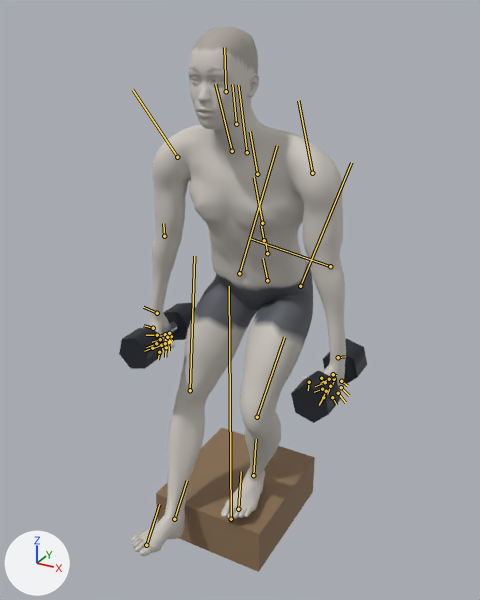
What one commit did to the glTF model exports/dumbbell-step-down.glb.
Rendered twice from a camera (50 mm lens) standing at (1.006, -1.758, 1.815) and looking at (0.082, -0.077, 0.975). Every picture has the same lights, and +X, +Y and +Z are marked at lower left. The picture after the commit comes second. Both versions are drawn at frame 67 of the action 'dumbbell-step-down_left'; the numbers are the values there. The bones that change, and the others that lie on the model, are drawn over the model as lines.
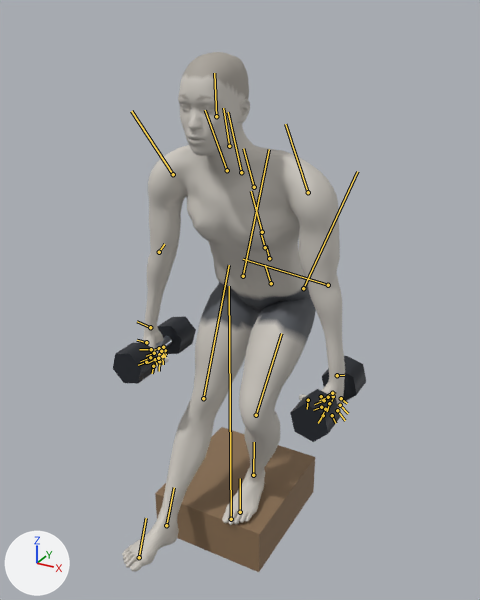
ob_dbr_left is not drawn itself; it is the parent of ob_mesh_4, ob_mesh_5, ob_mesh_6.
ob_dbl_left is not drawn itself; it is the parent of ob_mesh_10, ob_mesh_11, ob_mesh_12.
ob_props is not drawn itself; it is the parent of ob_box.

What the commit changed:
Bone 'pelvis' (bone_pelvis) moves from (-0.066, 0.02, -0.11) to (-0.094, -0.001, -0.109).
Bone 'pelvis' (bone_pelvis) turns from (0, 0, -22) to (0, 0, -30) degrees about its own x, y and z.
Bone 'upperarm_l' (bone_upperarm_l) turns from (-6, -60, -13) to (2, -63, -14) degrees about its own x, y and z.
Bone 'hand_l' (bone_hand_l) turns from (-62, 50, 11) to (-67, 52, 11) degrees about its own x, y and z.
Bone 'upperarm_r' (bone_upperarm_r) turns from (6, 60, -13) to (-2, 63, -14) degrees about its own x, y and z.
Bone 'hand_r' (bone_hand_r) turns from (62, -50, 11) to (67, -52, 11) degrees about its own x, y and z.
Bone 'neck_01' (bone_neck_01) turns from (0, 0, 8) to (0, 0, 11) degrees about its own x, y and z.
Bone 'head' (bone_head) turns from (0, 0, 9) to (0, 0, 12) degrees about its own x, y and z.
Bone 'thigh_l' (bone_thigh_l) turns from (-8, 12, 55) to (-8, 13, 67) degrees about its own x, y and z.
Bone 'calf_l' (bone_calf_l) turns from (-7, 4, -58) to (-5, 5, -62) degrees about its own x, y and z.
Bone 'foot_l' (bone_foot_l) turns from (16, -11, 33) to (17, -7, 24) degrees about its own x, y and z.
Bone 'thigh_r' (bone_thigh_r) turns from (-7, -4, 43) to (0, -4, 54) degrees about its own x, y and z.
Bone 'calf_r' (bone_calf_r) turns from (16, 0, 0) to (2, 0, 2) degrees about its own x, y and z.
Bone 'foot_r' (bone_foot_r) turns from (-15, 3, 4) to (-7, 1, -11) degrees about its own x, y and z.

Location of each change, [x1, y1, x2, y2] in pixels of the pictures (480 x 600 px):
'Mesh_0', posed: before [131, 27, 346, 556]; after [122, 52, 345, 572]
'box', posed: before [156, 428, 315, 572]; after [155, 427, 315, 572]
'Mesh_5', posed: before [291, 370, 341, 423]; after [290, 389, 340, 442]
'Mesh_11', posed: before [119, 328, 164, 369]; after [113, 342, 158, 384]
'Mesh_12', posed: before [163, 303, 195, 340]; after [157, 316, 196, 354]
'Mesh_6', posed: before [323, 339, 367, 386]; after [322, 356, 366, 403]
bone 'pelvis', root to tip: before (267, 280) to (263, 258); after (271, 283) to (265, 265)
bone 'upperarm_l', root to tip: before (312, 173) to (298, 100); after (308, 192) to (285, 124)
bone 'hand_l', root to tip: before (338, 357) to (345, 356); after (337, 375) to (344, 375)
bone 'upperarm_r', root to tip: before (177, 157) to (132, 89); after (173, 174) to (131, 111)
bone 'hand_r', root to tip: before (157, 313) to (143, 307); after (150, 327) to (137, 321)
bone 'neck_01', root to tip: before (236, 124) to (232, 84); after (229, 146) to (223, 108)
bone 'head', root to tip: before (226, 91) to (224, 47); after (216, 116) to (214, 73)
bone 'thigh_l', root to tip: before (300, 286) to (351, 162); after (303, 288) to (357, 171)
bone 'calf_l', root to tip: before (257, 417) to (284, 337); after (256, 415) to (281, 333)
bone 'foot_l', root to tip: before (253, 475) to (256, 439); after (253, 475) to (254, 442)
bone 'thigh_r', root to tip: before (239, 273) to (277, 145); after (243, 276) to (269, 149)
bone 'calf_r', root to tip: before (190, 390) to (194, 256); after (203, 398) to (229, 265)
bone 'foot_r', root to tip: before (174, 519) to (187, 480); after (166, 525) to (174, 487)
